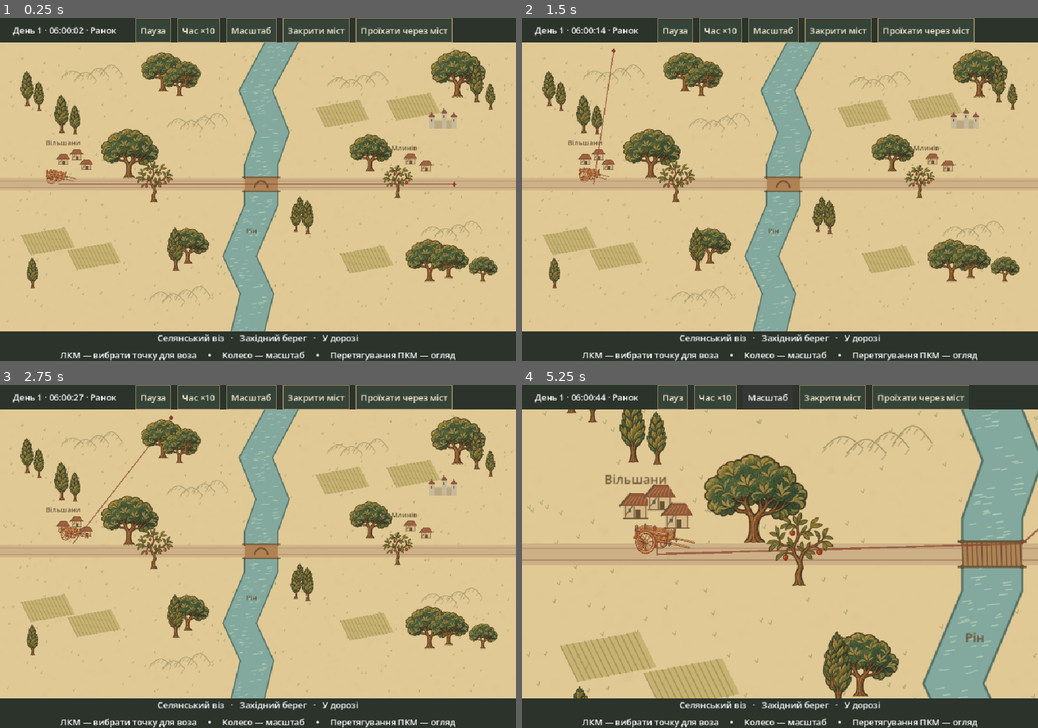
Above: before the commit, frames 1-4 (two rows, left to right).
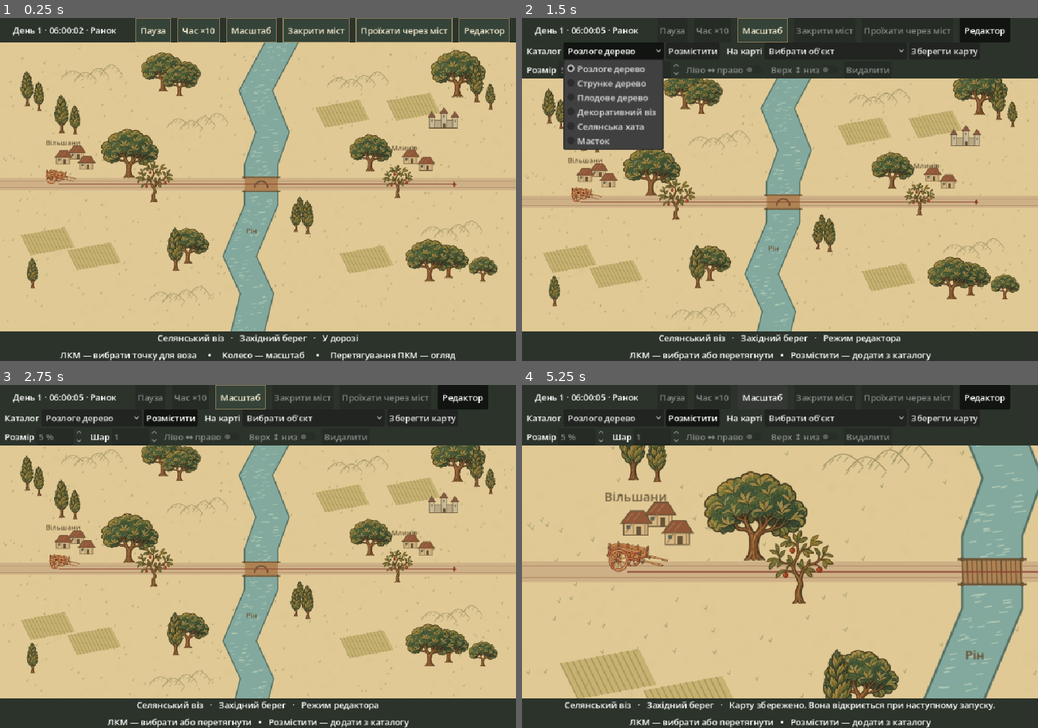
Above: after the commit, the same moments.

Repository: vladislavdovenko/MiddleAge_strategy
Game: Godot game, scene res://main.tscn
Same seed, same stepped clock (60 frames per second), same inputs: the game is played once before the commit and once after it.
Inputs (mouse positions are in pixels of both pictures, inside the frame that each line leads up to):
- Up to frame 1 (0.25 s): no input
- Up to frame 2 (1.5 s): click (1007, 31) at 0.5 s, where only the run after the commit has a clickable "Редактор"; click (614, 52) at 1.25 s, where only the run after the commit has a clickable "Розлоге дерево"
- Up to frame 3 (2.75 s): click (170, 419) at 2 s, where only the run after the commit has a clickable "Розмістити"
- Up to frame 4 (5.25 s): click (945, 419) at 2.75 s, where only the run after the commit has a clickable "Зберегти карту"; click (676, 398) at 3.5 s, where only the run before the commit has a clickable "Пауза"; click (687, 398) at 4.25 s, where only the run before the commit has a clickable "Продовжити"; click "Масштаб" at 5 s

The runs differ from the first frame. In frame 1, 1.0% of the frame differs, in the area x 10-99%, y 0-74%; in frame 2, 39%, in the area x 0-100%, y 0-100%; in frame 3, 36%; in frame 4, 37%.

Commit message:
Add ten-layer object editor and off-road depth ordering

Diff:
--- /dev/null
+++ b/art/cottage.svg
@@ -0,0 +1 @@
+<svg xmlns="http://www.w3.org/2000/svg" width="68" height="54" viewBox="0 0 34 27"><path d="M4 13h25v13H4z" fill="#d4b784" stroke="#675438"/><path d="M1 14 11 1h14l8 13z" fill="#915739" stroke="#675438"/><path d="M6 24 14 13m0 13V14m12 12V14M7 11l7-8m0 8 7-8" fill="none" stroke="#a07851"/><path d="M17 26v-9h5v9z" fill="#675438"/><path d="M7 16h4v4H7z" fill="#5c6357"/></svg>
--- /dev/null
+++ b/art/manor.svg
@@ -0,0 +1 @@
+<svg xmlns="http://www.w3.org/2000/svg" width="120" height="80" viewBox="0 0 60 40"><path d="M4 39V24h50v15z" fill="#baa783" stroke="#675438"/><g fill="#c6b998" stroke="#675438"><path d="M3 39V18h9v21zM25 39V11h10v28zM46 39V18h9v21z"/></g><path d="m1 19 6-11 7 11zm21-7 8-11 8 11zm21 7 7-11 8 11z" fill="#895843" stroke="#675438"/><path d="M28 39v-7q2-4 5 0v7zM7 23h2v4H7zm22-8h2v4h-2zm21 9h2v4h-2z" fill="#675438"/></svg>
--- a/data/valley.json
+++ b/data/valley.json
@@ -61,181 +61,323 @@
   60,
   600
  ],
- "trees": [
-  [
-   "oak",
-   242,
-   254,
-   10,
-   0.43
-  ],
-  [
-   "apple",
-   287,
-   299,
-   30,
-   0.36
-  ],
-  [
-   "oak",
-   690,
-   241,
-   10,
-   0.32
-  ],
-  [
-   "apple",
-   740,
-   291,
-   30,
-   0.29
-  ],
-  [
-   "spire",
-   114,
-   171,
-   10,
-   0.34
-  ],
-  [
-   "spire",
-   139,
-   173,
-   10,
-   0.26
-  ],
-  [
-   "oak",
-   801,
-   447,
-   10,
-   0.37
-  ],
-  [
-   "oak",
-   836,
-   440,
-   10,
-   0.29
-  ],
-  [
-   "spire",
-   50,
-   120,
-   10,
-   0.31
-  ],
-  [
-   "spire",
-   72,
-   129,
-   10,
-   0.26
-  ],
-  [
-   "oak",
-   305,
-   92,
-   10,
-   0.34
-  ],
-  [
-   "oak",
-   335,
-   101,
-   10,
-   0.27
-  ],
-  [
-   "oak",
-   347,
-   83,
-   10,
-   0.22
-  ],
-  [
-   "oak",
-   351,
-   413,
-   10,
-   0.31
-  ],
-  [
-   "spire",
-   326,
-   427,
-   10,
-   0.38
-  ],
-  [
-   "spire",
-   320,
-   404,
-   10,
-   0.21
-  ],
-  [
-   "spire",
-   550,
-   354,
-   10,
-   0.25
-  ],
-  [
-   "spire",
-   572,
-   359,
-   10,
-   0.3
-  ],
-  [
-   "spire",
-   558,
-   330,
-   10,
-   0.2
-  ],
-  [
-   "oak",
-   853,
-   103,
-   10,
-   0.41
-  ],
-  [
-   "spire",
-   886,
-   113,
-   10,
-   0.33
-  ],
-  [
-   "spire",
-   912,
-   126,
-   10,
-   0.23
-  ],
-  [
-   "oak",
-   899,
-   447,
-   10,
-   0.22
-  ],
-  [
-   "spire",
-   60,
-   460,
-   10,
-   0.27
-  ]
- ],
  "assets": {
   "oak": "res://art/oak.webp",
   "spire": "res://art/spire.webp",
   "apple": "res://art/apple.webp",
-  "cart": "res://art/cart.webp"
+  "cart": "res://art/cart.webp",
+  "cottage": "res://art/cottage.svg",
+  "manor": "res://art/manor.svg"
  },
- "cart_layer": 20
+ "cart_layer": 5,
+ "objects": [
+  {
+   "asset": "oak",
+   "x": 242,
+   "y": 254,
+   "scale": 0.43,
+   "id": "object-001",
+   "layer": 5,
+   "flip_h": false,
+   "flip_v": false
+  },
+  {
+   "asset": "apple",
+   "x": 287,
+   "y": 299,
+   "scale": 0.36,
+   "id": "object-002",
+   "layer": 5,
+   "flip_h": false,
+   "flip_v": false
+  },
+  {
+   "asset": "oak",
+   "x": 690,
+   "y": 241,
+   "scale": 0.32,
+   "id": "object-003",
+   "layer": 5,
+   "flip_h": false,
+   "flip_v": false
+  },
+  {
+   "asset": "apple",
+   "x": 740,
+   "y": 291,
+   "scale": 0.29,
+   "id": "object-004",
+   "layer": 5,
+   "flip_h": false,
+   "flip_v": false
+  },
+  {
+   "asset": "spire",
+   "x": 114,
+   "y": 171,
+   "scale": 0.34,
+   "id": "object-005",
+   "layer": 5,
+   "flip_h": false,
+   "flip_v": false
+  },
+  {
+   "asset": "spire",
+   "x": 139,
+   "y": 173,
+   "scale": 0.26,
+   "id": "object-006",
+   "layer": 5,
+   "flip_h": false,
+   "flip_v": false
+  },
+  {
+   "asset": "oak",
+   "x": 801,
+   "y": 447,
+   "scale": 0.37,
+   "id": "object-007",
+   "layer": 5,
+   "flip_h": false,
+   "flip_v": false
+  },
+  {
+   "asset": "oak",
+   "x": 836,
+   "y": 440,
+   "scale": 0.29,
+   "id": "object-008",
+   "layer": 5,
+   "flip_h": false,
+   "flip_v": false
+  },
+  {
+   "asset": "spire",
+   "x": 50,
+   "y": 120,
+   "scale": 0.31,
+   "id": "object-009",
+   "layer": 5,
+   "flip_h": false,
+   "flip_v": false
+  },
+  {
+   "asset": "spire",
+   "x": 72,
+   "y": 129,
+   "scale": 0.26,
+   "id": "object-010",
+   "layer": 5,
+   "flip_h": false,
+   "flip_v": false
+  },
+  {
+   "asset": "oak",
+   "x": 305,
+   "y": 92,
+   "scale": 0.34,
+   "id": "object-011",
+   "layer": 5,
+   "flip_h": false,
+   "flip_v": false
+  },
+  {
+   "asset": "oak",
+   "x": 335,
+   "y": 101,
+   "scale": 0.27,
+   "id": "object-012",
+   "layer": 5,
+   "flip_h": false,
+   "flip_v": false
+  },
+  {
+   "asset": "oak",
+   "x": 347,
+   "y": 83,
+   "scale": 0.22,
+   "id": "object-013",
+   "layer": 5,
+   "flip_h": false,
+   "flip_v": false
+  },
+  {
+   "asset": "oak",
+   "x": 351,
+   "y": 413,
+   "scale": 0.31,
+   "id": "object-014",
+   "layer": 5,
+   "flip_h": false,
+   "flip_v": false
+  },
+  {
+   "asset": "spire",
+   "x": 326,
+   "y": 427,
+   "scale": 0.38,
+   "id": "object-015",
+   "layer": 5,
+   "flip_h": false,
+   "flip_v": false
+  },
+  {
+   "asset": "spire",
+   "x": 320,
+   "y": 404,
+   "scale": 0.21,
+   "id": "object-016",
+   "layer": 5,
+   "flip_h": false,
+   "flip_v": false
+  },
+  {
+   "asset": "spire",
+   "x": 550,
+   "y": 354,
+   "scale": 0.25,
+   "id": "object-017",
+   "layer": 5,
+   "flip_h": false,
+   "flip_v": false
+  },
+  {
+   "asset": "spire",
+   "x": 572,
+   "y": 359,
+   "scale": 0.3,
+   "id": "object-018",
+   "layer": 5,
+   "flip_h": false,
+   "flip_v": false
+  },
+  {
+   "asset": "spire",
+   "x": 558,
+   "y": 330,
+   "scale": 0.2,
+   "id": "object-019",
+   "layer": 5,
+   "flip_h": false,
+   "flip_v": false
+  },
+  {
+   "asset": "oak",
+   "x": 853,
+   "y": 103,
+   "scale": 0.41,
+   "id": "object-020",
+   "layer": 5,
+   "flip_h": false,
+   "flip_v": false
+  },
+  {
+   "asset": "spire",
+   "x": 886,
+   "y": 113,
+   "scale": 0.33,
+   "id": "object-021",
+   "layer": 5,
+   "flip_h": false,
+   "flip_v": false
+  },
+  {
+   "asset": "spire",
+   "x": 912,
+   "y": 126,
+   "scale": 0.23,
+   "id": "object-022",
+   "layer": 5,
+   "flip_h": false,
+   "flip_v": false
+  },
+  {
+   "asset": "oak",
+   "x": 899,
+   "y": 447,
+   "scale": 0.22,
+   "id": "object-023",
+   "layer": 5,
+   "flip_h": false,
+   "flip_v": false
+  },
+  {
+   "asset": "spire",
+   "x": 60,
+   "y": 460,
+   "scale": 0.27,
+   "id": "object-024",
+   "layer": 5,
+   "flip_h": false,
+   "flip_v": false
+  },
+  {
+   "asset": "cottage",
+   "x": 118,
+   "y": 228,
+   "scale": 0.5,
+   "id": "object-025",
+   "layer": 5,
+   "flip_h": false,
+   "flip_v": false
+  },
+  {
+   "asset": "cottage",
+   "x": 143,
+   "y": 219,
+   "scale": 0.5,
+   "id": "object-026",
+   "layer": 5,
+   "flip_h": false,
+   "flip_v": false
+  },
+  {
+   "asset": "cottage",
+   "x": 161,
+   "y": 238,
+   "scale": 0.5,
+   "id": "object-027",
+   "layer": 5,
+   "flip_h": false,
+   "flip_v": false
+  },
+  {
+   "asset": "cottage",
+   "x": 764,
+   "y": 227,
+   "scale": 0.5,
+   "id": "object-028",
+   "layer": 5,
+   "flip_h": false,
+   "flip_v": false
+  },
+  {
+   "asset": "cottage",
+   "x": 793,
+   "y": 240,
+   "scale": 0.5,
+   "id": "object-029",
+   "layer": 5,
+   "flip_h": false,
+   "flip_v": false
+  },
+  {
+   "asset": "manor",
+   "x": 826,
+   "y": 161,
+   "scale": 0.5,
+   "id": "object-030",
+   "layer": 5,
+   "flip_h": false,
+   "flip_v": false
+  }
+ ],
+ "asset_labels": {
+  "oak": "Розлоге дерево",
+  "spire": "Струнке дерево",
+  "apple": "Плодове дерево",
+  "cart": "Декоративний віз",
+  "cottage": "Селянська хата",
+  "manor": "Маєток"
+ }
 }
--- /dev/null
+++ b/editor/objects.gd
@@ -0,0 +1,94 @@
+extends Node2D
+
+const SAVE_PATH := "user://valley-objects-v1.json"
+const MIN_SCALE := 0.05
+const MAX_SCALE := 4.0
+var textures := {}
+var sprites := {}
+var bounds: Rect2
+var next_id := 1
+var read_error := ""
+
+func setup(data: Dictionary, area: Rect2, file_path: String = SAVE_PATH) -> void:
+	y_sort_enabled = true
+	bounds = area
+	for key in data.assets:
+		textures[key] = load(data.assets[key])
+	var rows: Array = data.objects
+	if FileAccess.file_exists(file_path):
+		var candidate = JSON.parse_string(FileAccess.get_file_as_string(file_path))
+		if valid_package(candidate):
+			rows = candidate.objects
+		else:
+			read_error = "Помилка файлу карти. Відкрито початкову карту."
+	for row in rows:
+		insert(row)
+
+func valid_package(package: Variant) -> bool:
+	if not package is Dictionary or package.get("version") != 1 or not package.get("objects") is Array:
+		return false
+	var ids := {}
+	for row in package.objects:
+		if not row is Dictionary: return false
+		if not row.get("id") is String or row.id.is_empty() or ids.has(row.id): return false
+		if not row.get("asset") is String or not textures.has(row.asset): return false
+		for k in ["x","y","scale","layer"]:
+			if typeof(row.get(k)) not in [TYPE_INT, TYPE_FLOAT] or not is_finite(float(row[k])): return false
+		if not bounds.has_point(Vector2(row.x,row.y)) or row.scale < MIN_SCALE or row.scale > MAX_SCALE: return false
+		if row.layer != int(row.layer) or row.layer < 1 or row.layer > 10: return false
+		if not row.get("flip_h") is bool or not row.get("flip_v") is bool: return false
+		ids[row.id] = true
+	return true
+
+func insert(row: Dictionary) -> Sprite2D:
+	var sprite := Sprite2D.new()
+	sprite.texture = textures[row.asset]
+	sprite.offset.y = -sprite.texture.get_height()*0.5
+	sprite.position = Vector2(row.x,row.y)
+	sprite.scale = Vector2.ONE * float(row.scale)
+	sprite.z_index = int(row.layer)
+	sprite.flip_h = row.flip_h
+	sprite.flip_v = row.flip_v
+	sprite.set_meta("asset",row.asset)
+	sprite.set_meta("object_id",row.id)
+	sprites[row.id] = sprite
+	add_child(sprite)
+	return sprite
+
+func create(asset: String, pos: Vector2) -> Sprite2D:
+	while sprites.has("new-%d" % next_id): next_id += 1
+	var row := {"id":"new-%d" % next_id,"asset":asset,"x":pos.x,"y":pos.y,"scale":0.5,"layer":5,"flip_h":false,"flip_v":false}
+	next_id += 1
+	return insert(row)
+
+func remove_object(sprite: Sprite2D) -> void:
+	sprites.erase(sprite.get_meta("object_id"))
+	remove_child(sprite)
+	sprite.queue_free()
+
+func in_front(a: Sprite2D,b: Sprite2D) -> bool:
+	if a.z_index != b.z_index: return a.z_index > b.z_index
+	if a.position.y != b.position.y: return a.position.y > b.position.y
+	return a.get_index() > b.get_index()
+
+func pick(pos: Vector2) -> Sprite2D:
+	var found: Sprite2D
+	for sprite: Sprite2D in sprites.values():
+		if sprite.get_rect().has_point(sprite.to_local(pos)) and sprite.is_pixel_opaque(sprite.to_local(pos)) and (found == null or in_front(sprite,found)):
+			found = sprite
+	return found
+
+func save_layout(file_path: String = SAVE_PATH) -> Error:
+	var rows := []
+	for id in sprites:
+		var s: Sprite2D = sprites[id]
+		rows.append({"id":id,"asset":s.get_meta("asset"),"x":s.position.x,"y":s.position.y,"scale":s.scale.x,"layer":s.z_index,"flip_h":s.flip_h,"flip_v":s.flip_v})
+	var tmp := file_path + ".tmp"
+	var f := FileAccess.open(tmp,FileAccess.WRITE)
+	if f == null: return FileAccess.get_open_error()
+	f.store_string(JSON.stringify({"version":1,"objects":rows},"  "))
+	f.flush()
+	var err := f.get_error()
+	f.close()
+	if err != OK: return err
+	return DirAccess.rename_absolute(tmp,file_path)
--- /dev/null
+++ b/editor/tools.gd
@@ -0,0 +1,158 @@
+extends VBoxContainer
+
+signal feedback(message: String)
+const Objects = preload("res://editor/objects.gd")
+var objects: Objects
+var names: Dictionary
+var selected: Sprite2D
+var palette := OptionButton.new()
+var inventory := OptionButton.new()
+var place := Button.new()
+var scale_box := SpinBox.new()
+var layers := SpinBox.new()
+var mirror_h := CheckButton.new()
+var mirror_v := CheckButton.new()
+var remove_button := Button.new()
+var dirty := false
+var syncing := false
+var dragging := false
+var grab_offset := Vector2.ZERO
+var outline := Line2D.new()
+
+func label(row: Control, title: String) -> void:
+	var item := Label.new()
+	item.text = title
+	row.add_child(item)
+
+func setup(store: Objects, labels: Dictionary) -> void:
+	objects = store
+	names = labels
+	outline.width = 1.6
+	outline.default_color = Color("#9c4d35")
+	outline.closed = true
+	outline.z_index = 16
+	objects.add_child(outline)
+	var row := HBoxContainer.new()
+	add_child(row)
+	label(row,"  Каталог")
+	row.add_child(palette)
+	for key in names:
+		palette.add_item(names[key])
+		palette.set_item_metadata(palette.item_count-1,key)
+	place.text = "Розмістити"
+	place.toggle_mode = true
+	row.add_child(place)
+	label(row,"  На карті")
+	row.add_child(inventory)
+	inventory.item_selected.connect(func(i: int): choose(objects.sprites.get(inventory.get_item_metadata(i))))
+	var save := Button.new()
+	save.text = "Зберегти карту"
+	row.add_child(save)
+	save.pressed.connect(_save)
+	var props := HBoxContainer.new()
+	add_child(props)
+	label(props,"  Розмір")
+	scale_box.min_value = Objects.MIN_SCALE*100
+	scale_box.max_value = Objects.MAX_SCALE*100
+	scale_box.suffix = "%"
+	props.add_child(scale_box)
+	label(props,"  Шар")
+	layers.min_value = 1
+	layers.max_value = 10
+	props.add_child(layers)
+	mirror_h.text = "Ліво ↔ право"
+	mirror_v.text = "Верх ↕ низ"
+	props.add_child(mirror_h)
+	props.add_child(mirror_v)
+	remove_button.text = "Видалити"
+	props.add_child(remove_button)
+	remove_button.pressed.connect(_delete)
+	scale_box.value_changed.connect(func(_v): _apply())
+	layers.value_changed.connect(func(_v): _apply())
+	mirror_h.toggled.connect(func(_v): _apply())
+	mirror_v.toggled.connect(func(_v): _apply())
+	refresh_list()
+	choose(null)
+
+func refresh_list() -> void:
+	inventory.clear()
+	inventory.add_item("Вибрати об’єкт")
+	for id in objects.sprites:
+		var s: Sprite2D = objects.sprites[id]
+		inventory.add_item("%s · %s" % [names[s.get_meta("asset")],id])
+		inventory.set_item_metadata(inventory.item_count-1,id)
+
+func choose(s: Sprite2D) -> void:
+	selected = s
+	dragging = false
+	place.button_pressed = false
+	syncing = true
+	scale_box.editable = s != null
+	layers.editable = s != null
+	mirror_h.disabled = s == null
+	mirror_v.disabled = s == null
+	remove_button.disabled = s == null
+	inventory.select(0)
+	if s != null:
+		scale_box.value = s.scale.x*100
+		layers.value = s.z_index
+		mirror_h.button_pressed = s.flip_h
+		mirror_v.button_pressed = s.flip_v
+		for i in range(1,inventory.item_count):
+			if inventory.get_item_metadata(i) == s.get_meta("object_id"): inventory.select(i)
+	syncing = false
+	mark_bounds()
+
+func mark_bounds() -> void:
+	outline.visible = selected != null and visible
+	if not outline.visible: return
+	var rect := selected.get_rect()
+	outline.points = PackedVector2Array([selected.to_global(rect.position),selected.to_global(Vector2(rect.end.x,rect.position.y)),selected.to_global(rect.end),selected.to_global(Vector2(rect.position.x,rect.end.y))])
+
+func _apply() -> void:
+	if syncing or selected == null: return
+	selected.scale = Vector2.ONE * scale_box.value/100
+	selected.z_index = int(layers.value)
+	selected.flip_h = mirror_h.button_pressed
+	selected.flip_v = mirror_v.button_pressed
+	dirty = true
+	mark_bounds()
+
+func _delete() -> void:
+	if selected == null: return
+	objects.remove_object(selected)
+	refresh_list()
+	choose(null)
+	dirty = true
+
+func _save() -> void:
+	var err := objects.save_layout()
+	if err == OK:
+		dirty = false
+		feedback.emit("Карту збережено. Вона відкриється при наступному запуску.")
+	else:
+		feedback.emit("Не вдалося зберегти карту: "+error_string(err))
+
+func handle(event: InputEvent, pos: Vector2) -> bool:
+	if event is InputEventMouseButton and event.button_index == MOUSE_BUTTON_LEFT:
+		if not event.pressed:
+			dragging = false
+		elif place.button_pressed and objects.bounds.has_point(pos):
+			var s := objects.create(palette.get_item_metadata(palette.selected),pos)
+			refresh_list()
+			choose(s)
+			dirty = true
+		else:
+			choose(objects.pick(pos))
+			if selected != null:
+				grab_offset = selected.position-pos
+				dragging = true
+		return true
+	if event is InputEventMouseMotion and dragging:
+		if event.button_mask & MOUSE_BUTTON_MASK_LEFT:
+			selected.position = (pos+grab_offset).clamp(objects.bounds.position,objects.bounds.end-Vector2.ONE*0.01)
+			dirty = true
+			mark_bounds()
+		else: dragging = false
+		return true
+	return false
--- a/main.gd
+++ b/main.gd
@@ -9,6 +9,8 @@
 var world := World.new()
 var valley := Valley.new()
 var landscape := Terrain.new()
+const Objects = preload("res://editor/objects.gd")
+var objects := Objects.new()
 var cart := Sprite2D.new()
 var wheel := ShaderMaterial.new()
 var path := Line2D.new()
@@ -43,29 +45,26 @@
 	camera = $Frame/View/Camera
 	$Frame/View/Land.add_child(landscape)
 	landscape.valley = valley
-	for entry in valley.data.trees:
-		var sprite := Sprite2D.new()
-		sprite.texture = load(valley.data.assets[entry[0]])
-		sprite.offset.y = -sprite.texture.get_height()*0.5
-		sprite.position = Vector2(entry[1],entry[2])
-		sprite.z_index = int(entry[3])
-		sprite.scale = Vector2.ONE * float(entry[4])
-		$Frame/View/Land.add_child(sprite)
+	$Frame/View/Land.add_child(objects)
+	objects.setup(valley.data,valley.bounds)
+	$Tools.setup(objects,valley.data.asset_labels)
+	$Tools.feedback.connect(func(message: String): notice = message; _refresh())
+	$Bar/Editor.toggled.connect(_edit_mode)
 	cart.texture = load(valley.data.assets.cart)
 	cart.offset.y = -cart.texture.get_height()*0.5
 	cart.scale = Vector2.ONE*0.18
 	cart.z_index = valley.data.cart_layer
 	wheel.shader = preload("res://map/wheel.gdshader")
 	cart.material = wheel
-	$Frame/View/Land.add_child(cart)
+	objects.add_child(cart)
 	path.width = 2.0
 	path.default_color = Color("#8d4834c0")
 	path.antialiased = true
-	path.z_index = 3
+	path.z_index = 0
 	$Frame/View/Land.add_child(path)
 	marker.color = Color("#883d2e")
 	marker.polygon = PackedVector2Array([Vector2(0,-5),Vector2(4,0),Vector2(0,5),Vector2(-4,0)])
-	marker.z_index = 4
+	marker.z_index = 0
 	$Frame/View/Land.add_child(marker)
 	$Bar/Pause.pressed.connect(_pause)
 	$Bar/Speed.pressed.connect(_rate)
@@ -76,6 +75,19 @@
 	$Frame.resized.connect(_camera_bounds)
 	set_zoom(false,group.position)
 	order(Valley.point(valley.data.demo_target))
+
+	if not objects.read_error.is_empty():
+		notice = objects.read_error
+		_refresh()
+
+func _edit_mode(active: bool) -> void:
+	$Tools.visible = active
+	$Tools.choose(null)
+	for control in [$Bar/Pause,$Bar/Speed,$Bar/Bridge,$Bar/Demo]:
+		control.disabled = active
+	$Help.text = "ЛКМ — вибрати або перетягнути   •   Розмістити — додати з каталогу" if active else "ЛКМ — точка призначення   •   Колесо — масштаб   •   ПКМ — огляд"
+	notice = "Режим редактора" if active else ("Карта має незбережені зміни" if $Tools.dirty else "")
+	_refresh()
 
 func set_zoom(close: bool,focus: Vector2) -> void:
 	detail = close
@@ -95,6 +107,8 @@
 	camera.force_update_scroll()
 
 func _map_input(event: InputEvent) -> void:
+	if $Tools.visible and (event is InputEventMouseButton or event is InputEventMouseMotion):
+		if $Tools.handle(event,$Frame/View.get_canvas_transform().affine_inverse()*event.position): return
 	if event is InputEventMouseMotion and event.button_mask & MOUSE_BUTTON_MASK_RIGHT:
 		camera.position -= event.relative/camera.zoom
 		_camera_bounds()
@@ -145,7 +159,7 @@
 	_refresh()
 
 func _process(delta: float) -> void:
-	if paused or group == null: return
+	if paused or $Tools.visible or group == null: return
 	remainder += delta*float(valley.data.rates[rate_index])
 	var elapsed := floori(remainder)
 	if elapsed < 1: return
--- a/main.tscn
+++ b/main.tscn
@@ -1,6 +1,7 @@
-[gd_scene load_steps=2 format=3]
+[gd_scene load_steps=3 format=3]
 
 [ext_resource type="Script" path="res://main.gd" id="1"]
+[ext_resource type="Script" path="res://editor/tools.gd" id="2"]
 
 [node name="Valley" type="VBoxContainer"]
 anchors_preset = 15
@@ -31,6 +32,14 @@
 [node name="Demo" type="Button" parent="Bar"]
 text = "Проїхати через міст"
 
+[node name="Editor" type="Button" parent="Bar"]
+text = "Редактор"
+toggle_mode = true
+
+[node name="Tools" type="VBoxContainer" parent="."]
+visible = false
+script = ExtResource("2")
+
 [node name="Frame" type="SubViewportContainer" parent="."]
 stretch = true
 size_flags_vertical = 3
--- a/map/countryside.gd
+++ b/map/countryside.gd
@@ -7,21 +7,6 @@
 
 func polygon(points: Array,color: String) -> void:
 	draw_colored_polygon(PackedVector2Array(points),Color(color))
-
-func cottage(p: Vector2, scale_factor: float) -> void:
-	draw_set_transform(p,0,Vector2.ONE*scale_factor)
-	polygon([Vector2(-13,0),Vector2(12,0),Vector2(12,-15),Vector2(-13,-15)],"#d4b784")
-	polygon([Vector2(-17,-13),Vector2(-6,-26),Vector2(8,-26),Vector2(16,-13)],"#915739")
-	draw_line(Vector2(-17,-13),Vector2(-6,-26),ink,1.6,true)
-	for k in [-11,-2,10]:
-		draw_line(Vector2(k,0),Vector2(k,-14),Color("#806343"),1,true)
-	draw_line(Vector2(-11,-3),Vector2(-3,-14),Color("#806343"),1,true)
-	for k in 6:
-		draw_line(Vector2(-12+k*4,-15),Vector2(-5+k*3,-23),Color("#b17b4d"),0.9,true)
-	draw_line(Vector2(-13,0),Vector2(12,0),ink,1,true)
-	draw_rect(Rect2(-1,-9,5,9),ink)
-	draw_rect(Rect2(-8,-10,3,4),Color("#5c6357"))
-	draw_set_transform(Vector2.ZERO)
 
 func _draw() -> void:
 	if valley == null: return
@@ -77,17 +62,5 @@
 		for x in [bx,ex]: draw_circle(Vector2(x,y+off),2.3,ink)
 	if not valley.bridge_open:
 		draw_line(Vector2(bx,y-12),Vector2(bx,y+12),Color("#963c30"),5,true)
-	for home in [Vector2(118,228),Vector2(143,219),Vector2(161,238),Vector2(764,227),Vector2(793,240)]:
-		cottage(home,1.0 if detailed else 0.75)
-	# A small fortified manor overlooks the eastern approach.
-	var manor := Vector2(826,161)
-	draw_set_transform(manor)
-	polygon([Vector2(-24,0),Vector2(18,0),Vector2(18,-15),Vector2(-24,-15)],"#baa783")
-	for tx in [-23,0,18]:
-		var height := 28 if tx == 0 else 21
-		draw_rect(Rect2(tx-4,-height,9,height),Color("#c6b998"))
-		polygon([Vector2(tx-6,-height),Vector2(tx,-height-10),Vector2(tx+7,-height)],"#895843")
-		draw_line(Vector2(tx,-height+4),Vector2(tx,-height+8),ink,1.6)
-	draw_set_transform(Vector2.ZERO)
 	for item in [[Vector2(85,192),"Вільшани"],[Vector2(728,202),"Млинів"],[Vector2(458,356),"Рін"]]:
 		draw_string(ThemeDB.fallback_font,item[0],item[1],HORIZONTAL_ALIGNMENT_LEFT,-1,13,ink)
--- a/tests/map_checks.gd
+++ b/tests/map_checks.gd
@@ -65,12 +65,55 @@
 	ui.world.advance(6500-ui.world.time_seconds)
 	ui._refresh()
 	check("07:48:20" in ui.get_node("Bar/Clock").text,"clock at 6500 seconds")
+	var editor = ui.get_node("Tools")
+	ui.get_node("Bar/Editor").button_pressed = true
+	var t_before: int = ui.world.time_seconds
+	ui._process(20)
+	check(ui.world.time_seconds==t_before,"clock paused while editing")
+	editor.place.button_pressed = true
+	editor.handle(event,Vector2(318,371))
+	var new_tree: Sprite2D = editor.selected
+	check(new_tree != null and new_tree.position == Vector2(318,371),"place object")
+	var id: String = new_tree.get_meta("object_id")
+	editor.scale_box.value = 73
+	editor.layers.value = 10
+	editor.mirror_h.button_pressed = true
+	editor.mirror_v.button_pressed = true
+	check(is_equal_approx(new_tree.scale.x,0.73) and new_tree.z_index==10 and new_tree.flip_h and new_tree.flip_v,"edit object properties")
+	check(ui.objects.pick(new_tree.position+Vector2(0,-4))==new_tree or ui.objects.pick(new_tree.position+Vector2(0,-65))==new_tree,"object picking")
+	var tmp := "user://editor-test-%s.json" % OS.get_process_id()
+	check(ui.objects.save_layout(tmp)==OK and ui.objects.save_layout(tmp)==OK,"save and replace")
+	var restored = ui.Objects.new()
+	restored.setup(ui.valley.data,ui.valley.bounds,tmp)
+	var loaded: Sprite2D = restored.sprites[id]
+	check(loaded.position==new_tree.position and loaded.flip_h and loaded.flip_v and loaded.z_index==10 and loaded.scale==new_tree.scale,"reload exact placement")
+	restored.free()
+	DirAccess.remove_absolute(tmp)
+	new_tree.flip_h = false
+	new_tree.flip_v = false
+	new_tree.z_index = 5
+	ui.get_node("Bar/Editor").button_pressed = false
 	if "--preview" in OS.get_cmdline_user_args():
-		ui.group.position = Vector2(270,265)
-		ui.order(b)
-		ui.set_zoom(true,Vector2(350,260))
+		for side in [-1,1]:
+			ui.group.position = new_tree.position+Vector2(0,4*side)
+			ui._refresh()
+			var natural := await crop_at(ui,new_tree.position)
+			ui.cart.z_index = 5+side
+			var expected := await crop_at(ui,new_tree.position)
+			ui.cart.z_index = 5-side
+			var reversed := await crop_at(ui,new_tree.position)
+			check(natural.get_data()==expected.get_data() and natural.get_data()!=reversed.get_data(),"rendered off-road depth both sides")
+			ui.cart.z_index = 5
+		ui.get_node("Bar/Editor").button_pressed = true
+		editor.choose(new_tree)
+		ui.set_zoom(true,new_tree.position)
 		await RenderingServer.frame_post_draw
-		var frame := root.get_texture().get_image()
-		check(frame.save_png("res://map-preview.png")==OK,"save rendered preview")
+		check(root.get_texture().get_image().save_png("res://map-preview.png")==OK,"editor screenshot")
 	print("Map checks: ",failed," failed")
 	quit(1 if failed else 0)
+
+func crop_at(ui, pos: Vector2) -> Image:
+	await RenderingServer.frame_post_draw
+	var view: SubViewport = ui.get_node("Frame/View")
+	var center: Vector2 = view.get_canvas_transform()*pos
+	return view.get_texture().get_image().get_region(Rect2i(Vector2i(center)-Vector2i(40,45),Vector2i(80,60)))
Not shown, added: art/cottage.svg.import
Not shown, added: art/manor.svg.import
Not shown, added: editor/objects.gd.uid
Not shown, added: editor/tools.gd.uid
